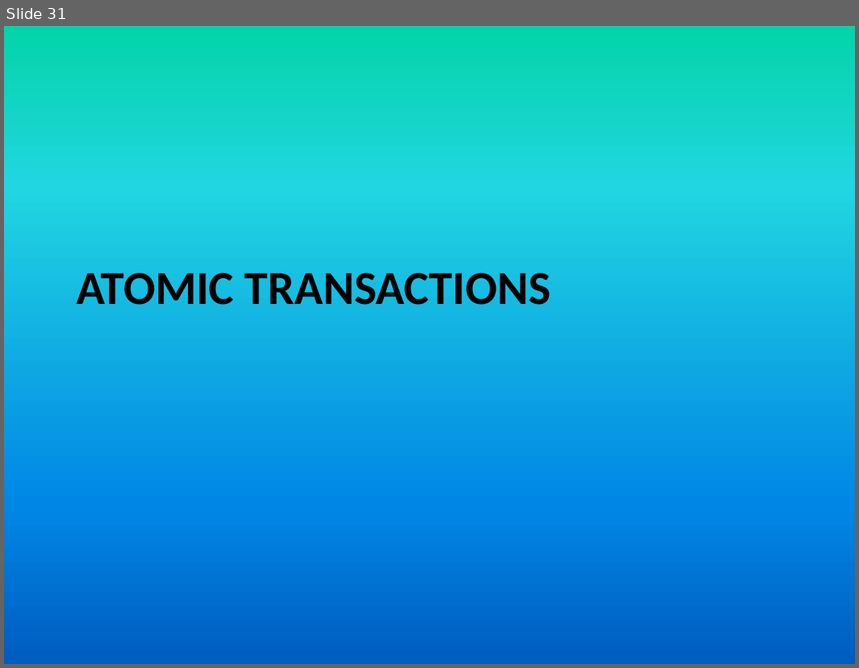
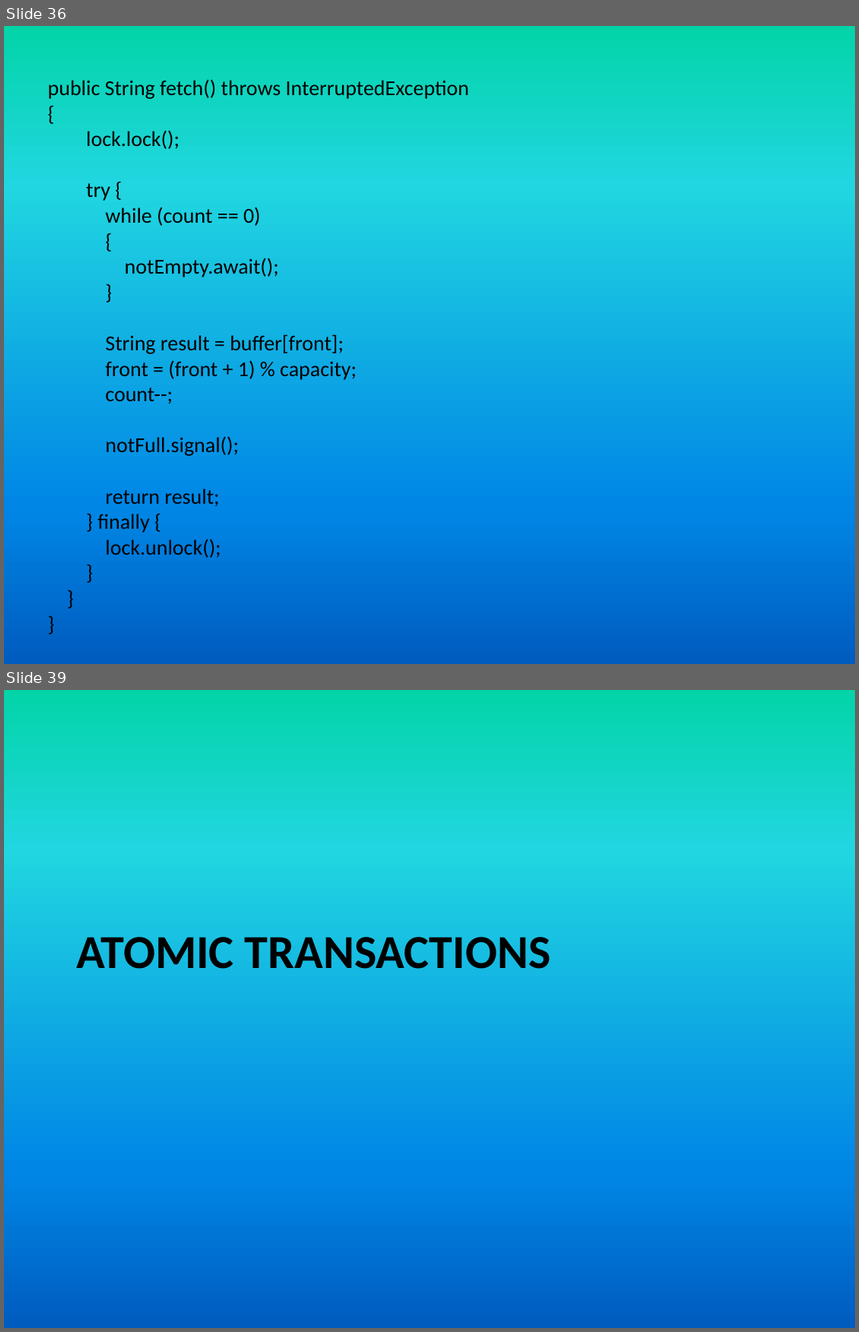
Before and after one commit to girishsukukumar/RTOS, a slide deck: RTOS-13 synchronization.pptx. Shown one above the other, each under a label of ours: slide 31 before the commit, slides 36 and 39 after it; the slides between them are not shown. The pictures are 859x668 and 859x1332 pixels, drawn with LibreOffice and Linux fonts; fonts in the diff are those of the drawing. Boxes give left, top, right and bottom in pixels: in the first picture for what was removed or moved away, otherwise in the second. Text is boxed around its words. In the diff, an @@ line names an element or a change of style, - is before the commit and + after.

```diff
--- a/RTOS-13 synchronization.pptx
+++ b/RTOS-13 synchronization.pptx
@@ slide 36 added at [4, 26, 855, 664], background gradient #03D4A8 to #21D6E0 to #0087E6 to #005CBF @@
@@ text added at [48, 79, 469, 558], 18 pt, text #000000 @@
+public String fetch() throws InterruptedException
+{
+lock.lock();
+try {
+while (count == 0)
+{
+notEmpty.await();
+}
+String result = buffer[front];
+front = (front + 1) % capacity;
+count--;
+notFull.signal();
+return result;
+} finally {
+lock.unlock();
+}
+}
+}
@@ what was slide 31 is now slide 39 @@
```
Also in this commit, not shown: 4 slides changed, 11 other slides added, 4 slides removed.
